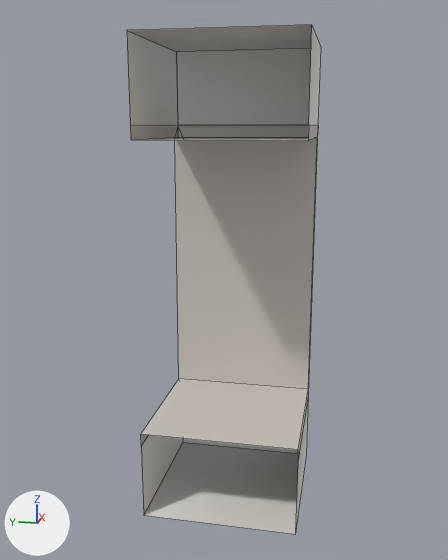
The FBX model Art/models/scene_window_left.fbx as it was, and as the next commit left it.
Camera for both pictures: a 50 mm camera at (-3.94, -0.73, 2.49) aimed at (-0.01, 0.06, 1.5). Every picture has the same lights, and +X, +Y and +Z are marked at lower left. Mesh edges are drawn as thin lines. Where no turn or scale is listed for an object, it has been applied to the vertices.

Names of what the first picture shows: 'mesh_wall_window_left'.
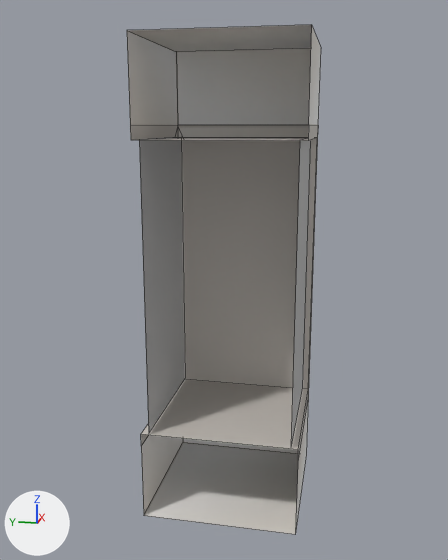
The newer file is also turned or shifted as a whole; pictures and numbers use the older file's frame.

Patch to the scene script:
```diff
--- a/Art/models/scene_window_left.fbx.py
+++ b/Art/models/scene_window_left.fbx.py
@@ mat_lambert1 @@
+mat_lambert1 = principled_material('lambert1')
+mat_lambert1.base_color = (0.5, 0.5, 0.5)  # grey #bcbcbc
@@ me_mesh_001 @@
+me_mesh_001.from_pydata([(-0.5, -0.46, 0.6), (0.41, -0.46, 0.6), (-0.5, -0.46, 2.42), (0.41, -0.46, 2.42), (-0.5, 0.45, 2.42), (0.41, 0.45, 2.42), (-0.5, 0.45, 0.6), (0.41, 0.45, 0.6)], [], [(0, 1, 3, 2), (4, 5, 7, 6)])
+me_mesh_001.materials.append(mat_lambert1)  # grey #bcbcbc
@@ ob_mesh_alpha @@
+ob_mesh_alpha = bpy.data.objects.new('mesh_alpha', me_mesh_001)
+ob_mesh_alpha.location = (0.0, 0.0, 0.0)
```

Boxes (x1, y1, x2, y2) around the edits, measured in the pictures (448 x 560 px):
'mesh_alpha', added: after (139, 137, 311, 447)
